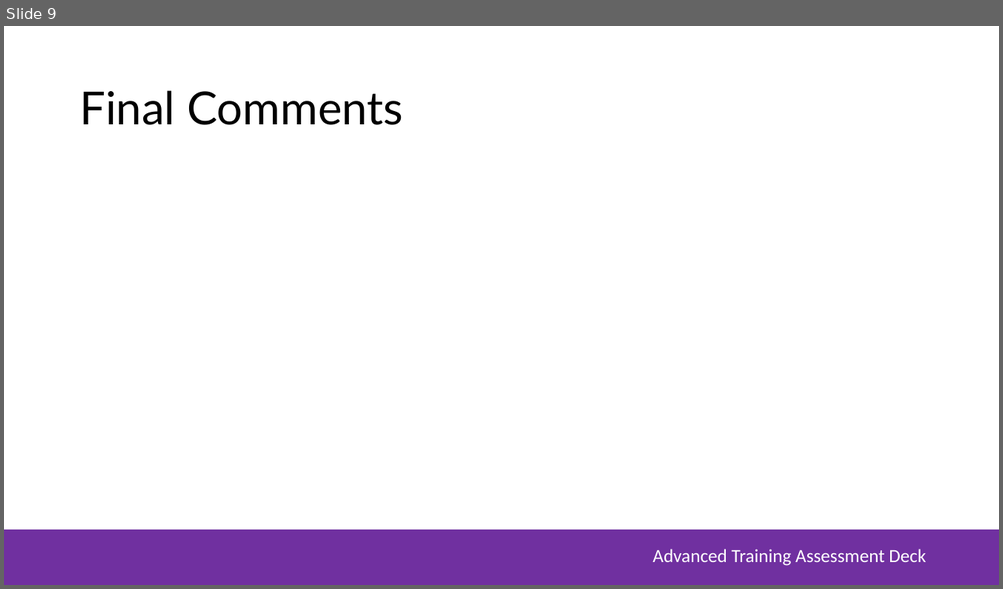
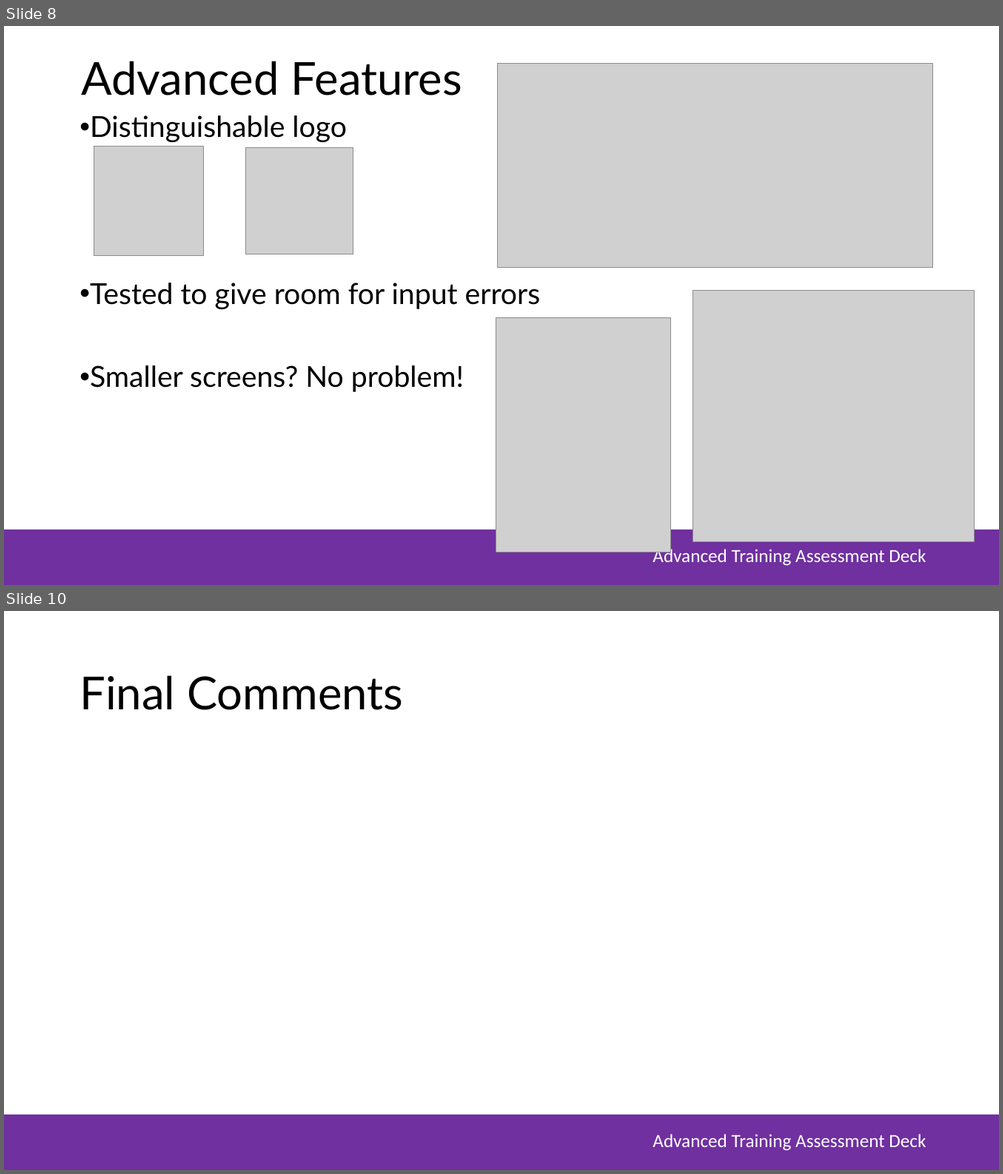
Before and after one commit to DaphneSee/ContosoBankLtd, a slide deck: MSA Assessment Deck.pptx. Shown one above the other, each under a label of ours: slide 9 before the commit, slides 8 and 10 after it; the slides between them are not shown. The pictures are 1003x589 and 1003x1174 pixels, drawn with LibreOffice and Linux fonts; fonts in the diff are those of the drawing; grey boxes stand for pictures; background and template pictures are left out. Boxes give left, top, right and bottom in pixels: in the first picture for what was removed or moved away, otherwise in the second. Text is boxed around its words. In the diff, an @@ line names an element or a change of style, - is before the commit and + after.

```diff
--- a/MSA Assessment Deck.pptx
+++ b/MSA Assessment Deck.pptx
@@ slide 8 added at (4,26,999,585), background #FFFFFF; not listed: 2 template elements that a slide beside it also shows @@
@@ title added at (81,61,462,96), 44 pt, text #000000 @@
+Advanced Features
@@ picture added at (497,64,932,268) @@
@@ text added at (90,116,540,392), 28 pt, text #000000 @@
+• Distinguishable logo
+• Tested to give room for input errors
+• Smaller screens? No problem!
@@ picture added at (94,147,204,257) @@
@@ picture added at (246,147,353,255) @@
@@ picture added at (693,291,974,542) @@
@@ picture added at (496,318,671,553) @@
@@ what was slide 9 is now slide 10 @@
```
Also in this commit, not shown: 6 slides changed, 2 other slides added, 2 slides removed, 4 other files.
